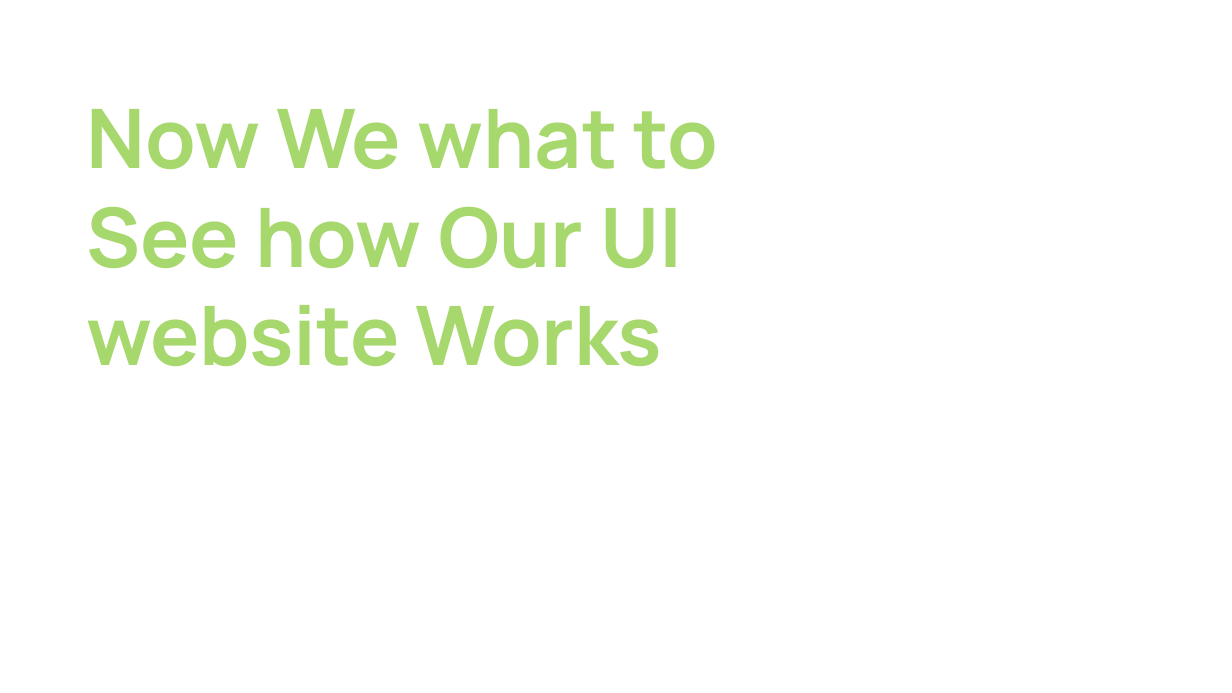
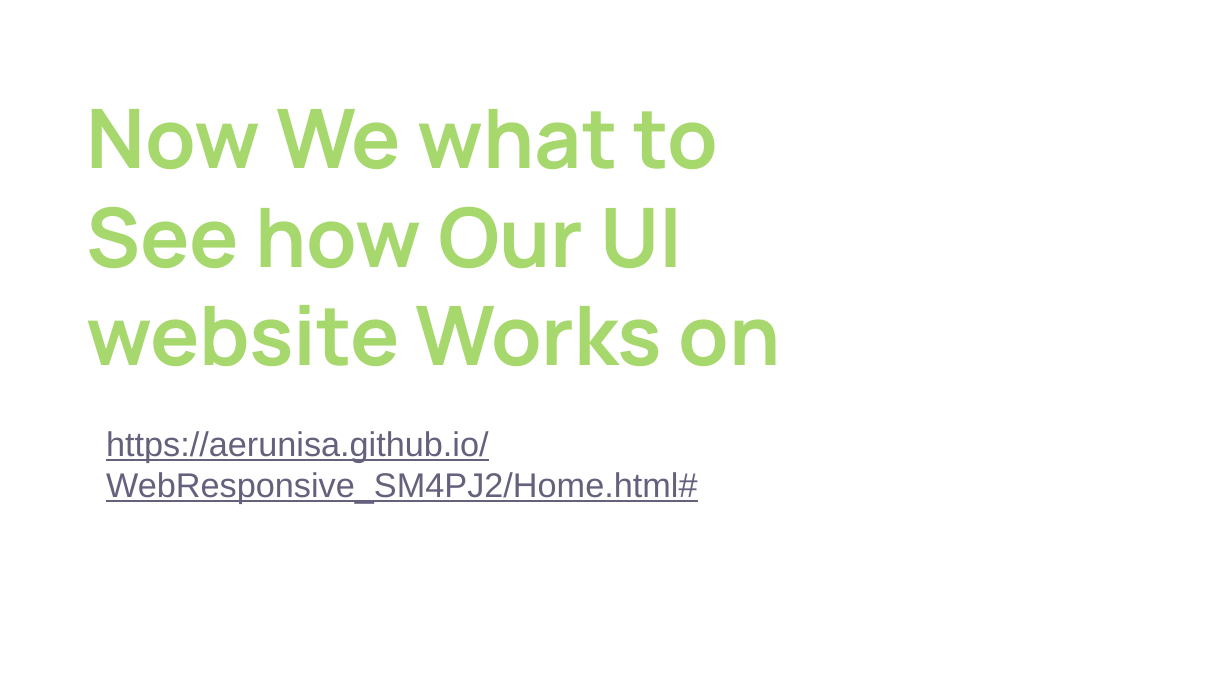
Before and after one commit to Aerunisa/WebResponsive_SM4PJ2, a slide deck: slide 5 of file/donate_id.pptx. Drawn at 1232x693 pixels with LibreOffice and Linux fonts; fonts in the diff are those of the drawing; background and template pictures are left out. Boxes give left, top, right and bottom in pixels: in the first picture for what was removed or moved away, otherwise in the second. Text is boxed around its words. In the diff, an @@ line names an element or a change of style, - is before the commit and + after.

```diff
--- a/file/donate_id.pptx
+++ b/file/donate_id.pptx
@@ title at (86, 109, 781, 366): text changed @@
-Now We what to See how Our UI website Works
+Now We what to See how Our UI website Works on
@@ text added at (106, 431, 698, 503), 20 pt, text #65617D, underline @@
+https://aerunisa.github.io/WebResponsive_SM4PJ2/Home.html#
```
Also in this commit, not shown: 2 other files.
